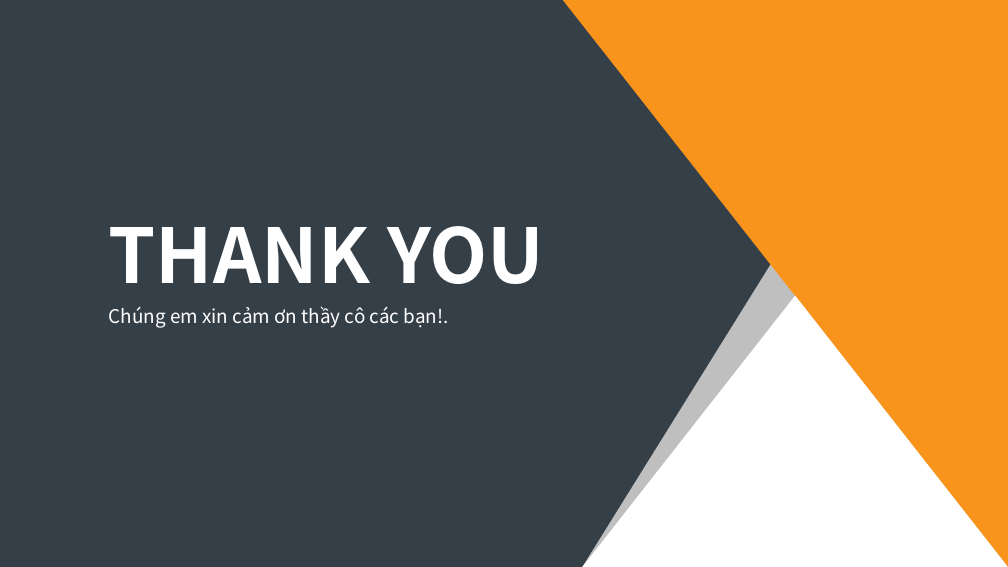
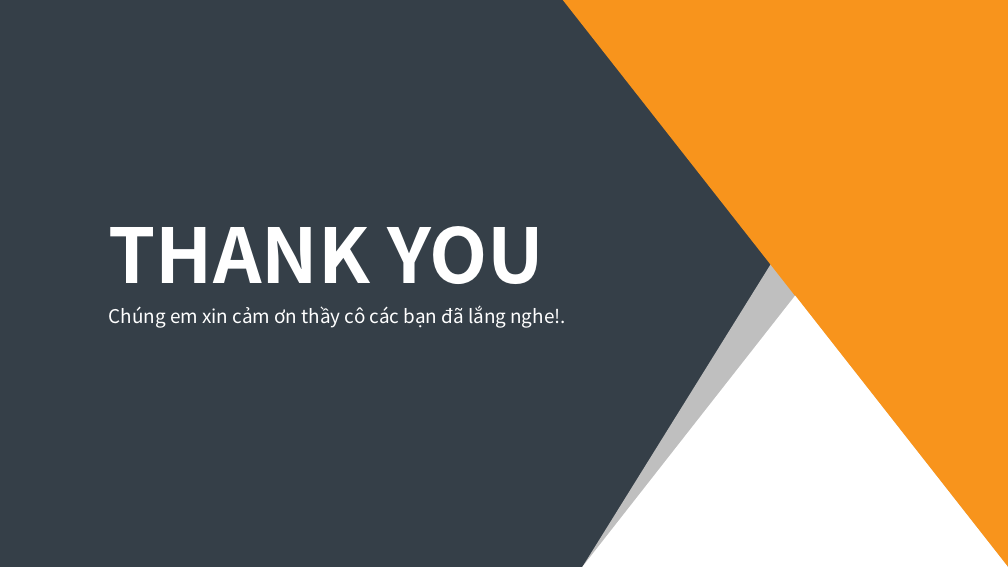
Before and after one commit to phucbinh1609/FoodEats, a slide deck: slide 9 of Slide_Code4Fun_TruongPhucBinh_FoodEats.pptx (slide 8 before the commit). Drawn at 1008x567 pixels with LibreOffice and Linux fonts; fonts in the diff are those of the drawing. Boxes give left, top, right and bottom in pixels: in the first picture for what was removed or moved away, otherwise in the second. Text is boxed around its words. In the diff, an @@ line names an element or a change of style, - is before the commit and + after.

```diff
--- a/Slide_Code4Fun_TruongPhucBinh_FoodEats.pptx
+++ b/Slide_Code4Fun_TruongPhucBinh_FoodEats.pptx
@@ text at [109, 305, 565, 328]: text changed @@
-Chúng em xin cảm ơn thầy cô các bạn!.
+Chúng em xin cảm ơn thầy cô các bạn đã lắng nghe!.
```
Also in this commit, not shown: 3 other slides changed, 1 slide added, 1 other file.
